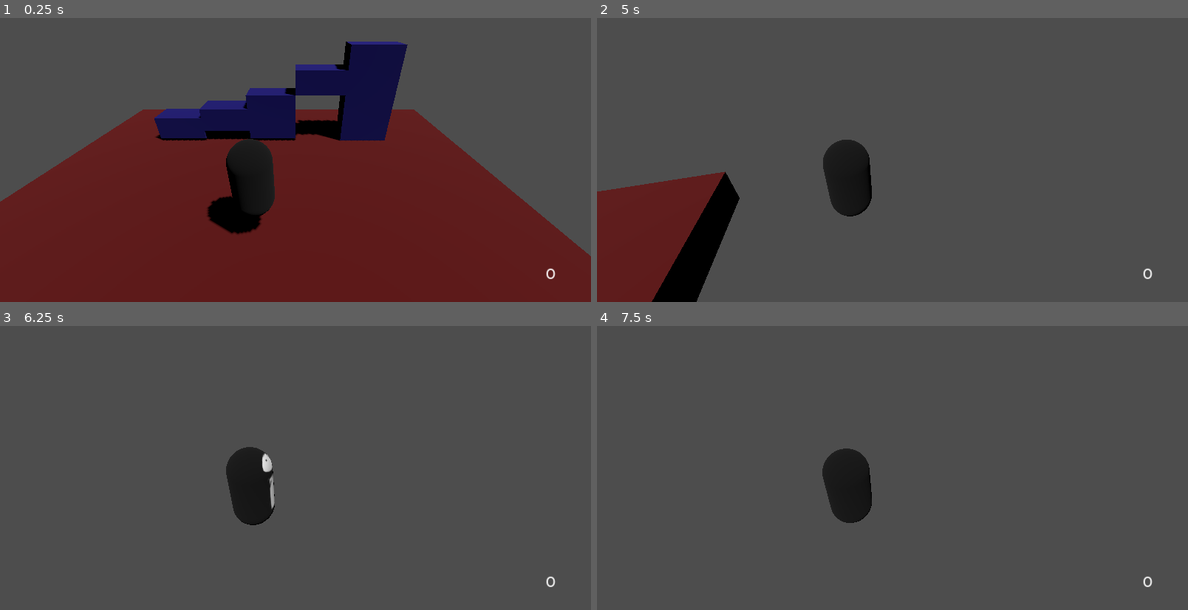
Above: before the commit, frames 1-4 (two rows, left to right).
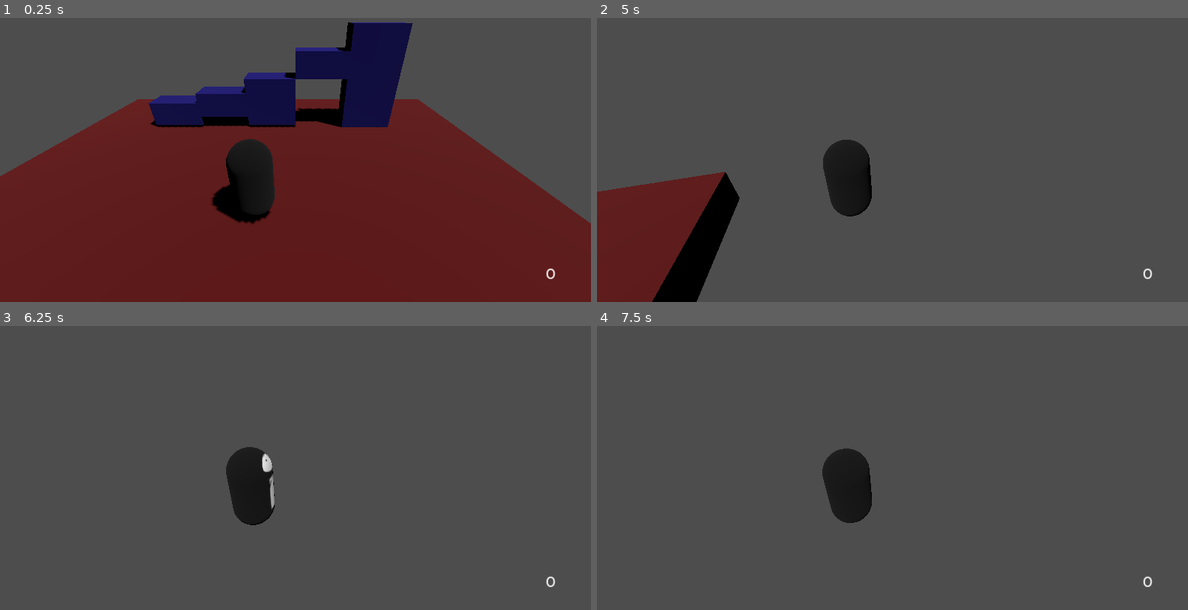
Above: after the commit, the same moments.

Repository: eatablekolas/Raticats
Game: Godot game, scene res://scenes/main.tscn
The game is run twice, just before and just after one commit, with the same random seed, the same clock (stepped at 60 frames per second) and the same inputs. The engine's default icon, where the game draws it, is replaced by a stand-in: a white triangle on a blue panel in a dark square.
Inputs (mouse positions are in pixels of both pictures, inside the frame that each line leads up to):
- Up to frame 1 (0.25 s): no input
- Up to frame 2 (5 s): move the mouse to (1022, 120) at 0.52 s; hold D (move_right) 0.53-1.28 s; click (1022, 120) at 0.67 s; tap Space (jump) at 0.77, 1.52, 3.02, 3.77, 4.52 s; move the mouse to (862, 137) at 1.27 s; hold W (move_forward) from 1.28 s (still down); move the mouse to (904, 131) at 2.02 s; move the mouse to (886, 140) at 2.77 s; click (886, 140) at 2.92 s; move the mouse to (933, 140) at 3.52 s; move the mouse to (845, 131) at 4.27 s
- Up to frame 3 (6.25 s): move the mouse to (301, 445) at 5.02 s; click (301, 445) at 5.17 s; tap Enter at 5.75 s; move the mouse to (271, 436) at 5.77 s; release W (move_forward) at 5.78 s; hold D (move_right) from 5.78 s (still down); tap Space (jump) at 6.02 s
- Up to frame 4 (7.5 s): tap Space (jump) at 6.5, 6.77 s; move the mouse to (922, 442) at 6.52 s; release D (move_right) at 6.53 s; hold W (move_forward) from 6.53 s (still down); tap Enter at 7.25 s; move the mouse to (862, 445) at 7.27 s; click (862, 445) at 7.42 s

The runs differ from the first frame. In frame 1, 12% of the frame differs, in the area x 0-100%, y 1-84%; in frame 2, less than 0.1%; in frame 3, less than 0.1%; in frame 4, less than 0.1%.

Commit message:
Minor ledge controller change

Diff:
--- a/scenes/main.tscn
+++ b/scenes/main.tscn
@@ -21,7 +21,6 @@
 shadow_enabled = true
 
 [node name="Player" parent="." instance=ExtResource("1_ffk2f")]
-transform = Transform3D(1, 0, 0, 0, 1, 0, 0, 0, 1, 0, 1, 0)
 
 [node name="Ground" parent="." instance=ExtResource("3_at54k")]
 
--- a/scripts/ledge_controller.gd
+++ b/scripts/ledge_controller.gd
@@ -62,6 +62,7 @@
 	if ledge.level == 0:
 		return ledge
 
+	ledge.exists = true
 	ledge.position = get_ledge_position()
 	ledge.rotation = get_ledge_rotation()
 	return ledge
